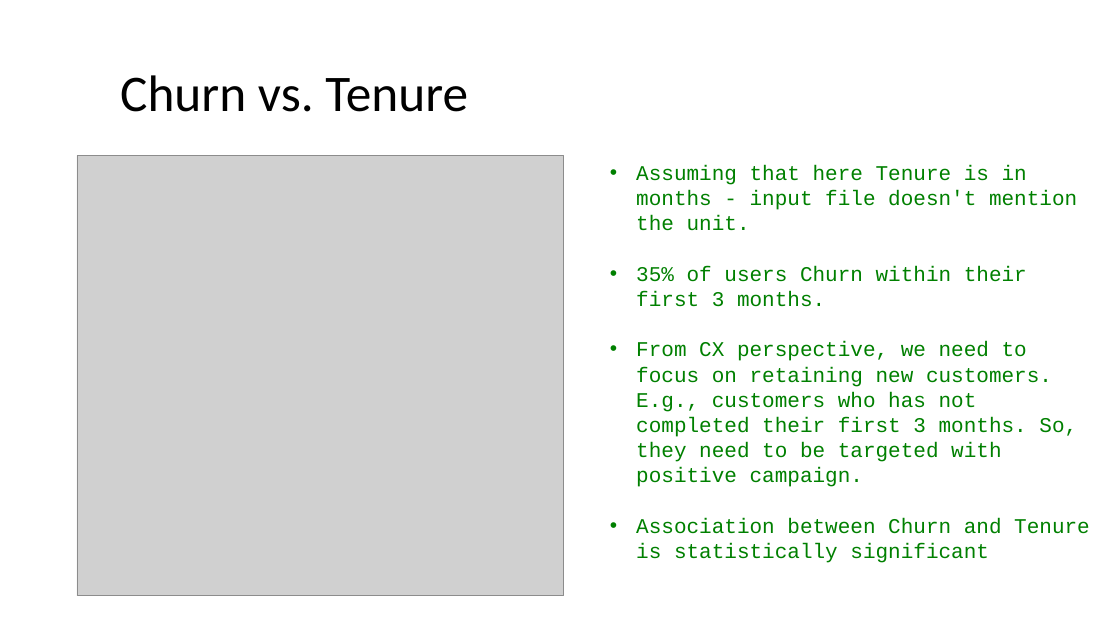
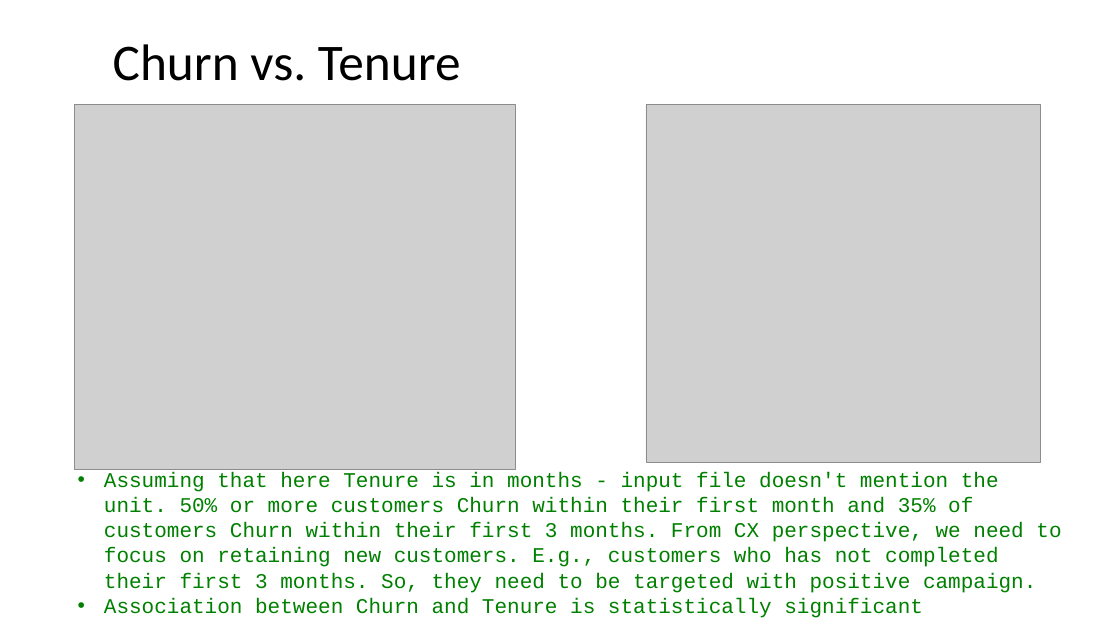
Before and after one commit to jalalmahmud/churn-analysis, a slide deck: slide 8 of Presentation-Churn-JalalMahmud.pptx. Drawn at 1120x630 pixels with LibreOffice and Linux fonts; fonts in the diff are those of the drawing; grey boxes stand for pictures. Boxes give left, top, right and bottom in pixels: in the first picture for what was removed or moved away, otherwise in the second. Text is boxed around its words. In the diff, an @@ line names an element or a change of style, - is before the commit and + after.

```diff
--- a/Presentation-Churn-JalalMahmud.pptx
+++ b/Presentation-Churn-JalalMahmud.pptx
@@ title "Churn vs. Tenure": place and size @@
-title "Churn vs. Tenure" at bbox=[120, 75, 468, 112]
+title "Churn vs. Tenure" at bbox=[113, 44, 461, 81]
@@ picture added at bbox=[75, 105, 515, 470] @@
@@ picture: place and size @@
-picture at bbox=[77, 155, 565, 597]
+picture at bbox=[646, 105, 1041, 462]
@@ text "Assuming that here Tenure is ...": place and size @@
-text "Assuming that here Tenure is ..." at bbox=[636, 165, 1090, 563]
+text "Assuming that here Tenure is ..." at bbox=[104, 472, 1061, 618]
@@ text at bbox=[104, 472, 1061, 593]: text changed @@
-• Assuming that here Tenure is in months - input file doesn't mention the unit.
-• 35% of users Churn within their first 3 months.
-• From CX perspective, we need to focus on retaining new customers. E.g., customers who has not completed their first 3 months. So, they need to be targeted with positive campaign.
+• Assuming that here Tenure is in months - input file doesn't mention the unit. 50% or more customers Churn within their first month and 35% of customers Churn within their first 3 months. From CX perspective, we need to focus on retaining new customers. E.g., customers who has not completed their first 3 months. So, they need to be targeted with positive campaign.
```
Also in this commit, not shown: 8 other slides changed.
